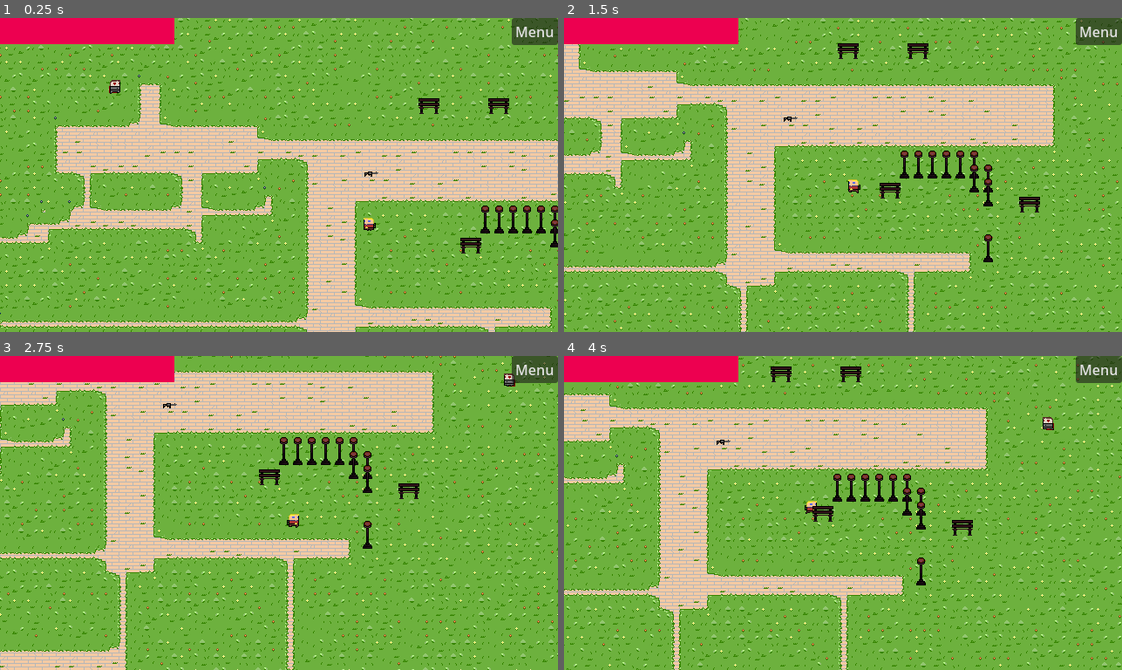
Above: before the commit, frames 1-4 (two rows, left to right).
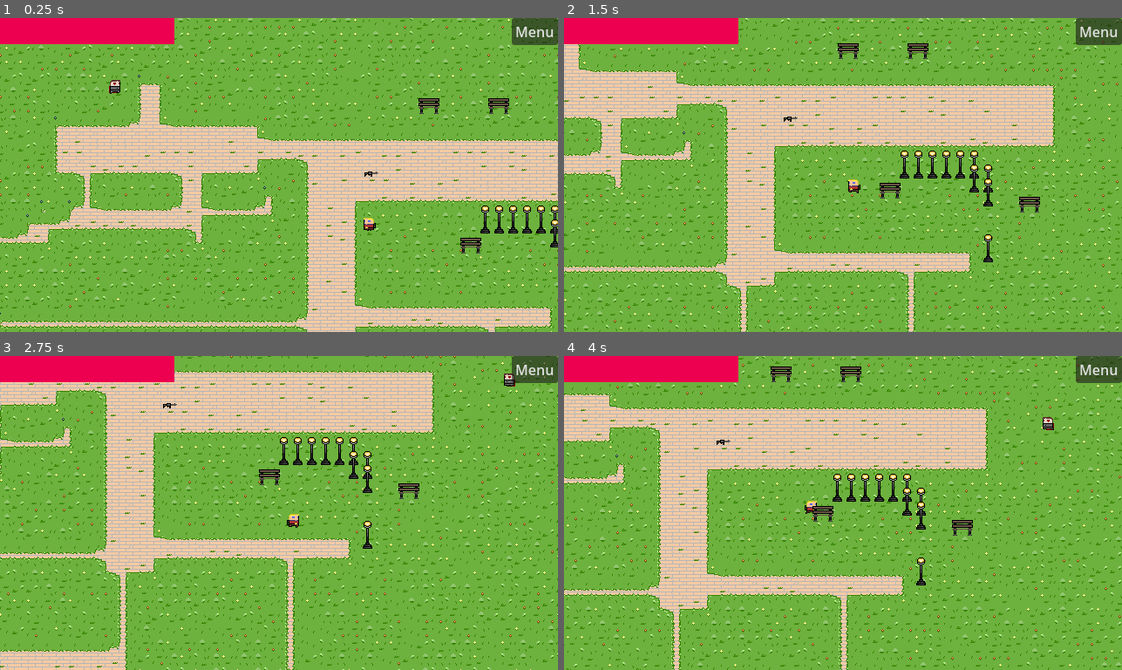
Above: after the commit, the same moments.

Repository: TheRubeThing/LudumDate54
Game: Godot game, scene res://Assets/Levels/Playgrounds/enemy_test.tscn
The game is run twice, just before and just after one commit, with the same random seed, the same clock (stepped at 60 frames per second) and the same inputs.
Inputs (mouse positions are in pixels of both pictures, inside the frame that each line leads up to):
- Up to frame 1 (0.25 s): no input
- Up to frame 2 (1.5 s): move the mouse to (965, 159) at 0.52 s; hold D (D_right) 0.53-1.28 s; click (965, 159) at 0.6 s; move the mouse to (731, 190) at 1.27 s; hold S (S_down) from 1.28 s (still down); right-click (731, 190) at 1.35 s
- Up to frame 3 (2.75 s): move the mouse to (334, 443) at 2.02 s; release S (S_down) at 2.03 s; hold D (D_right) from 2.03 s (still down); click (334, 443) at 2.1 s
- Up to frame 4 (4 s): move the mouse to (815, 575) at 2.77 s; release D (D_right) at 2.78 s; hold W (W_up) 2.78-3.53 s; right-click (815, 575) at 2.85 s; click (815, 575) at 2.92 s; move the mouse to (1010, 560) at 3.52 s; hold A (A_left) from 3.53 s (still down); click (1010, 560) at 3.6 s

The runs differ from the first frame. In frame 1, 0.4% of the frame differs, in the area x 75-100%, y 25-75%; in frame 2, 0.6%, in the area x 49-86%, y 8-78%; in frame 3, 0.4%; in frame 4, 0.6%.

Commit message:
Tile map color corrected

Diff:
--- a/Assets/Levels/Playgrounds/enemy_test.tscn
+++ b/Assets/Levels/Playgrounds/enemy_test.tscn
@@ -18,7 +18,7 @@
 layer_0/tile_data = PackedInt32Array(65536, 393217, 4, 65537, 1, 1, 65538, 65537, 1, 2, 327681, 3, 1, 1, 1, -65535, 1,  …(64955 unchanged characters)…
 layer_1/name = "Air"
 layer_1/enabled = true
-layer_1/modulate = Color(0.494118, 0.243137, 0.356863, 1)
+layer_1/modulate = Color(1, 1, 1, 1)
 layer_1/y_sort_enabled = false
 layer_1/y_sort_origin = 0
 layer_1/z_index = 1
